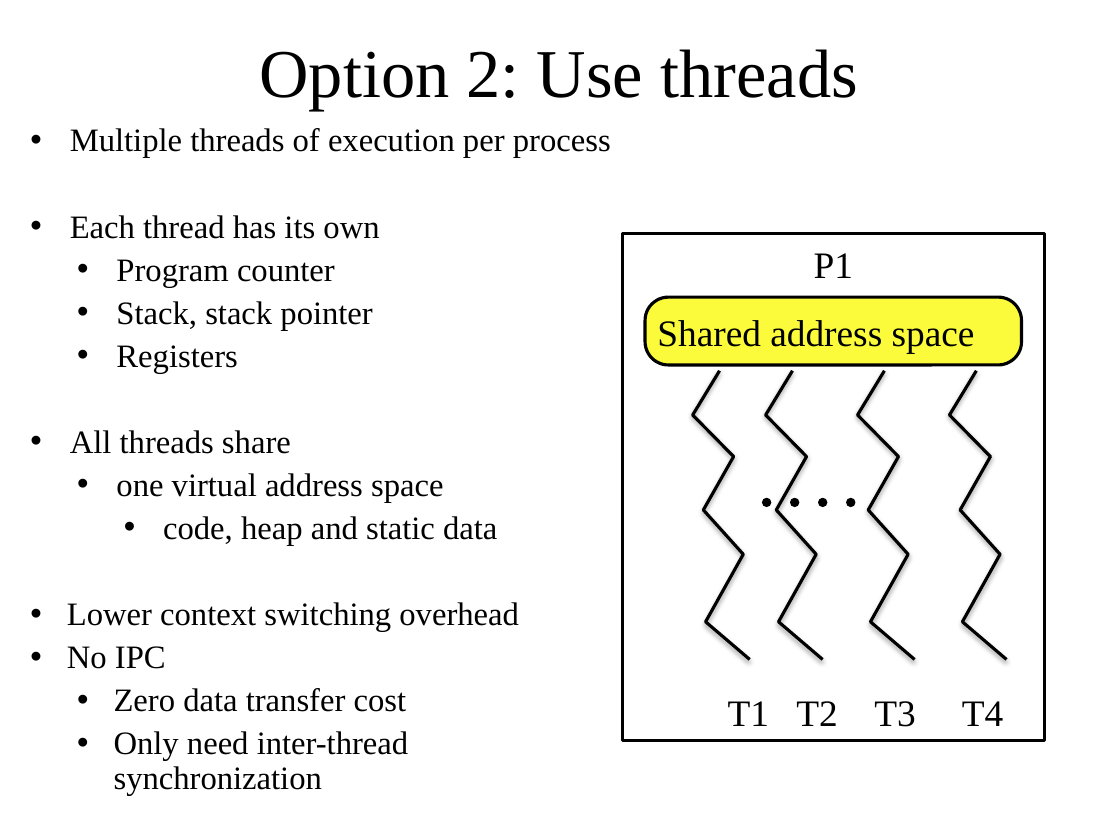
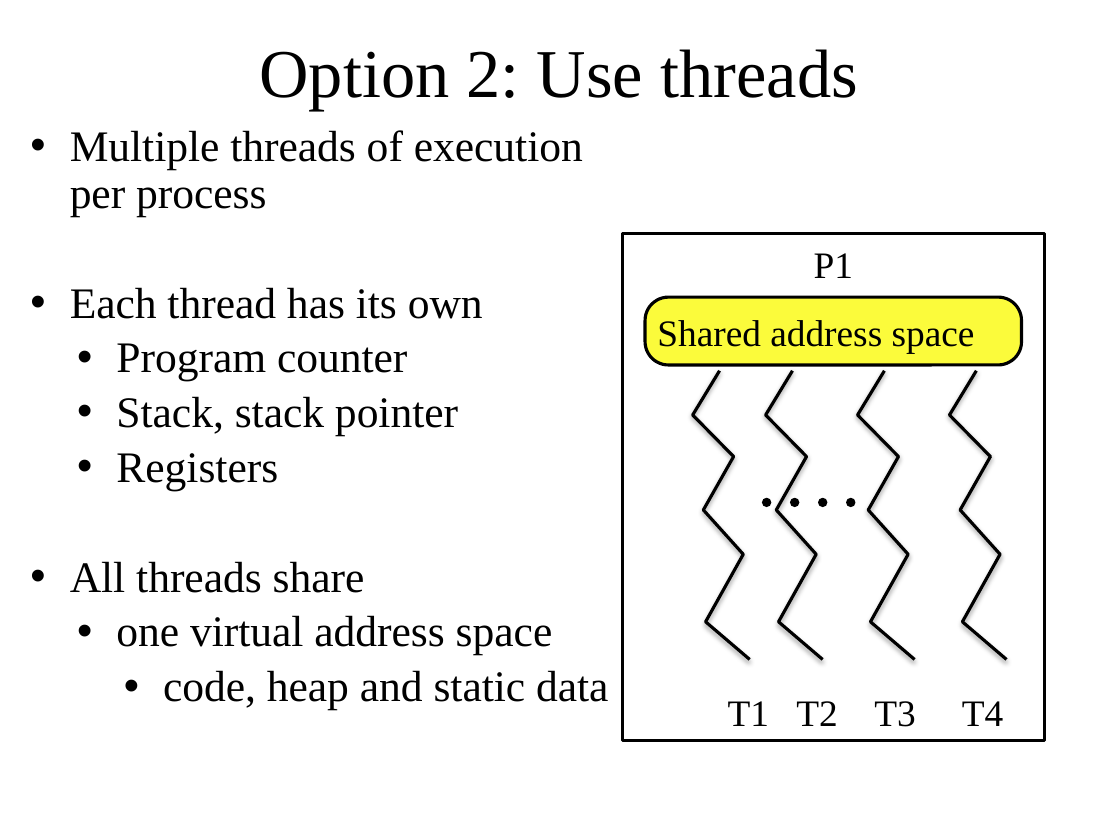
Before and after one commit to oscourse/oscourse.github.io, a slide deck: slide 6 of slides/threads.pptx. Drawn at 1120x840 pixels with LibreOffice and Linux fonts; fonts in the diff are those of the drawing. Boxes give left, top, right and bottom in pixels: in the first picture for what was removed or moved away, otherwise in the second. Text is boxed around its words. In the diff, an @@ line names an element or a change of style, - is before the commit and + after.

```diff
--- a/slides/threads.pptx
+++ b/slides/threads.pptx
@@ text "Multiple threads of execution per ..." at bbox=[70, 130, 608, 710]: size 21 to 28 pt @@
@@ text at bbox=[67, 602, 519, 796]: paragraphs removed @@
-• Lower context switching overhead
-• No IPC
-  • Zero data transfer cost
-  • Only need inter-thread synchronization
```
Also in this commit, not shown: 2 slides added, 1 other file.
